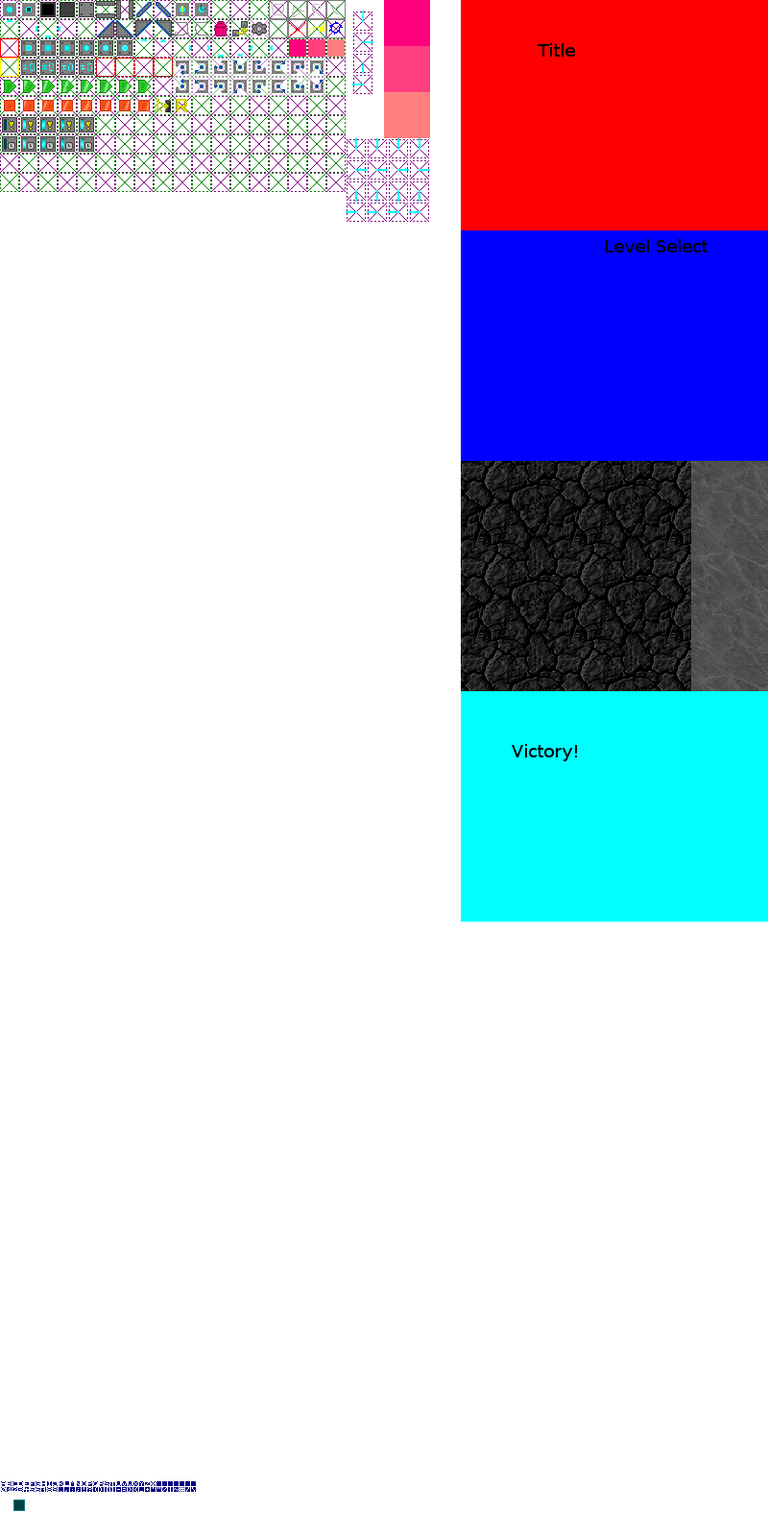
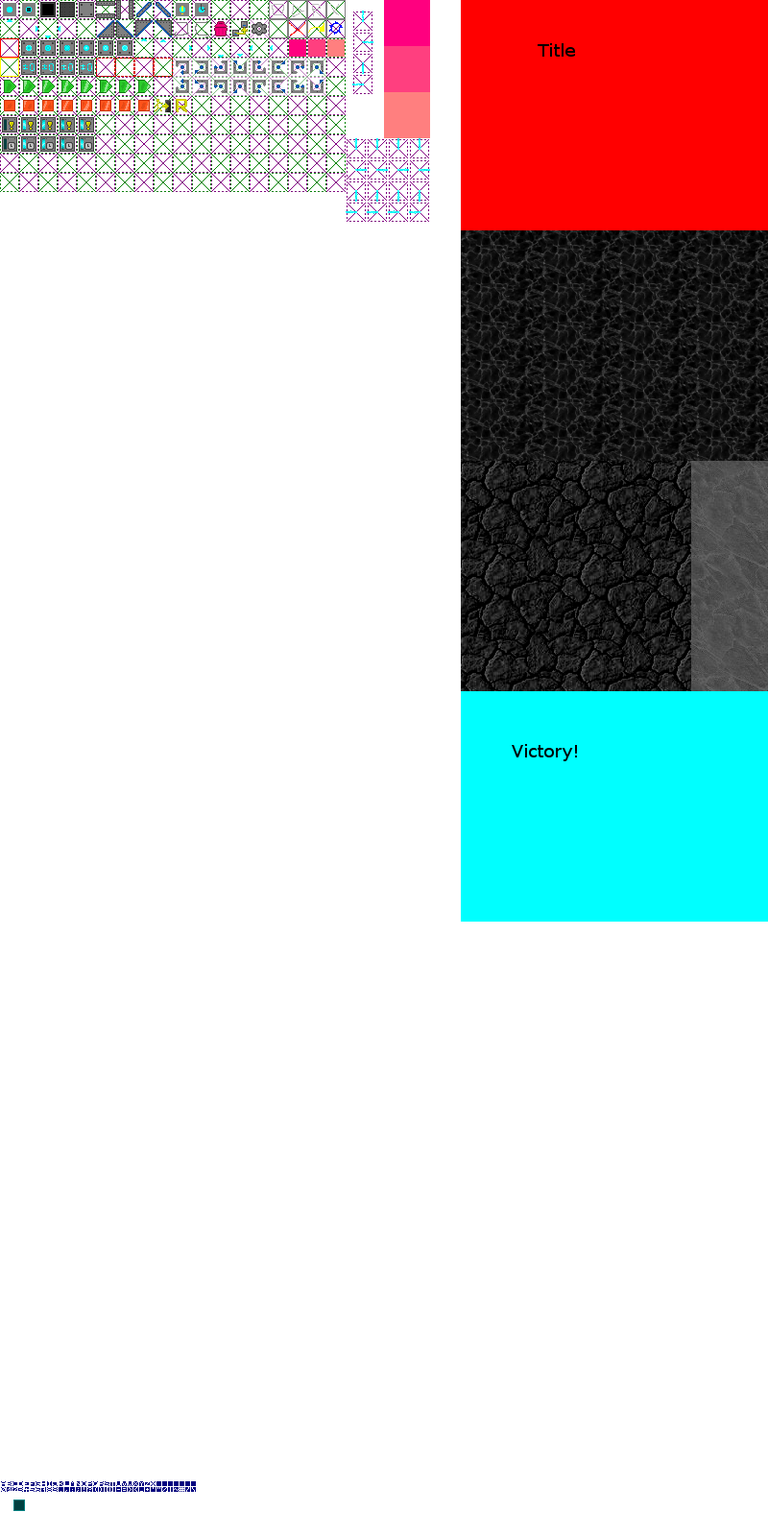
Revision of a layered 768px x 1536px image; what changed, layer by layer:
removed layer "Level Select" over left=605, top=239, right=708, bottom=253
painted on "backgrounds" over left=460, top=230, right=768, bottom=461
